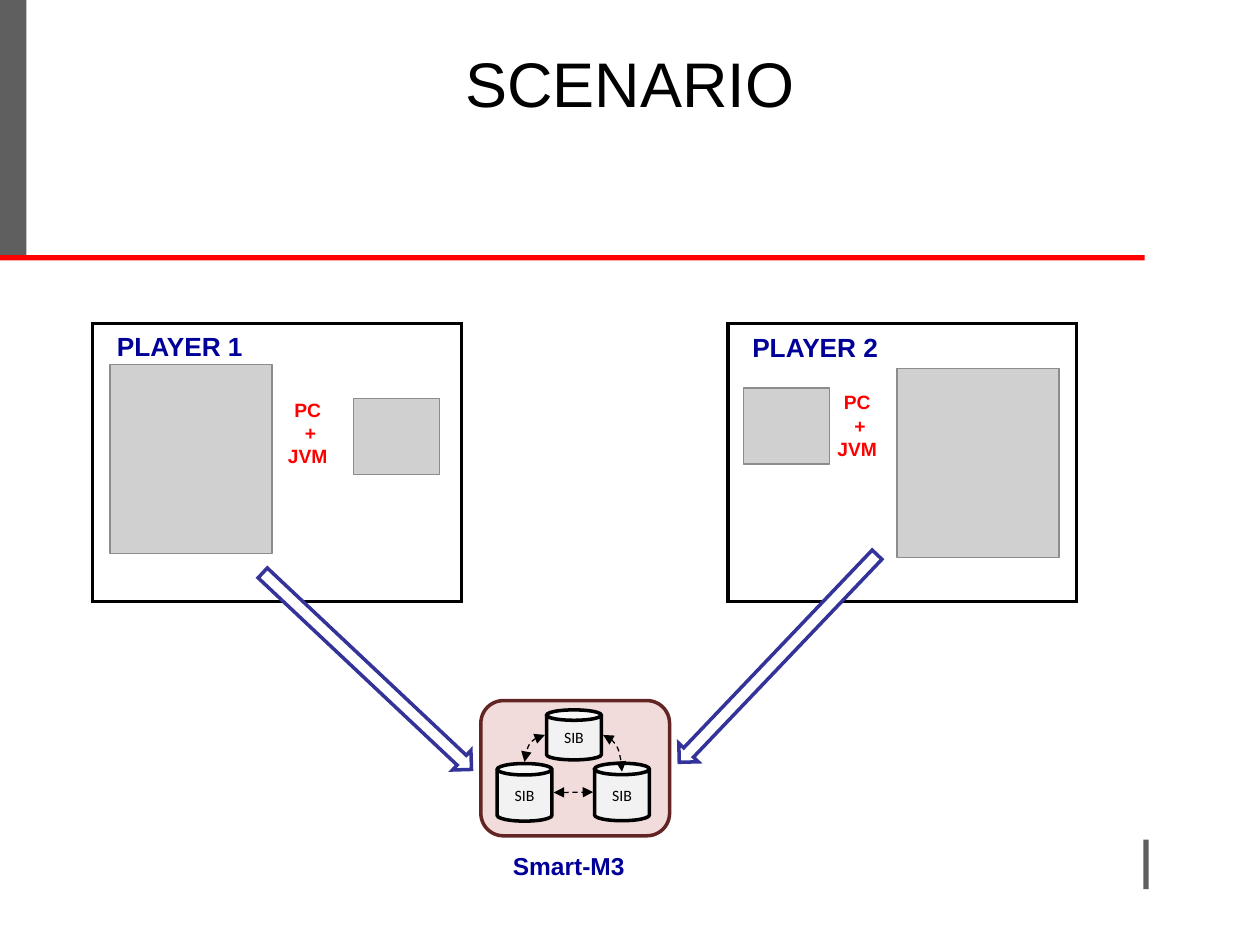
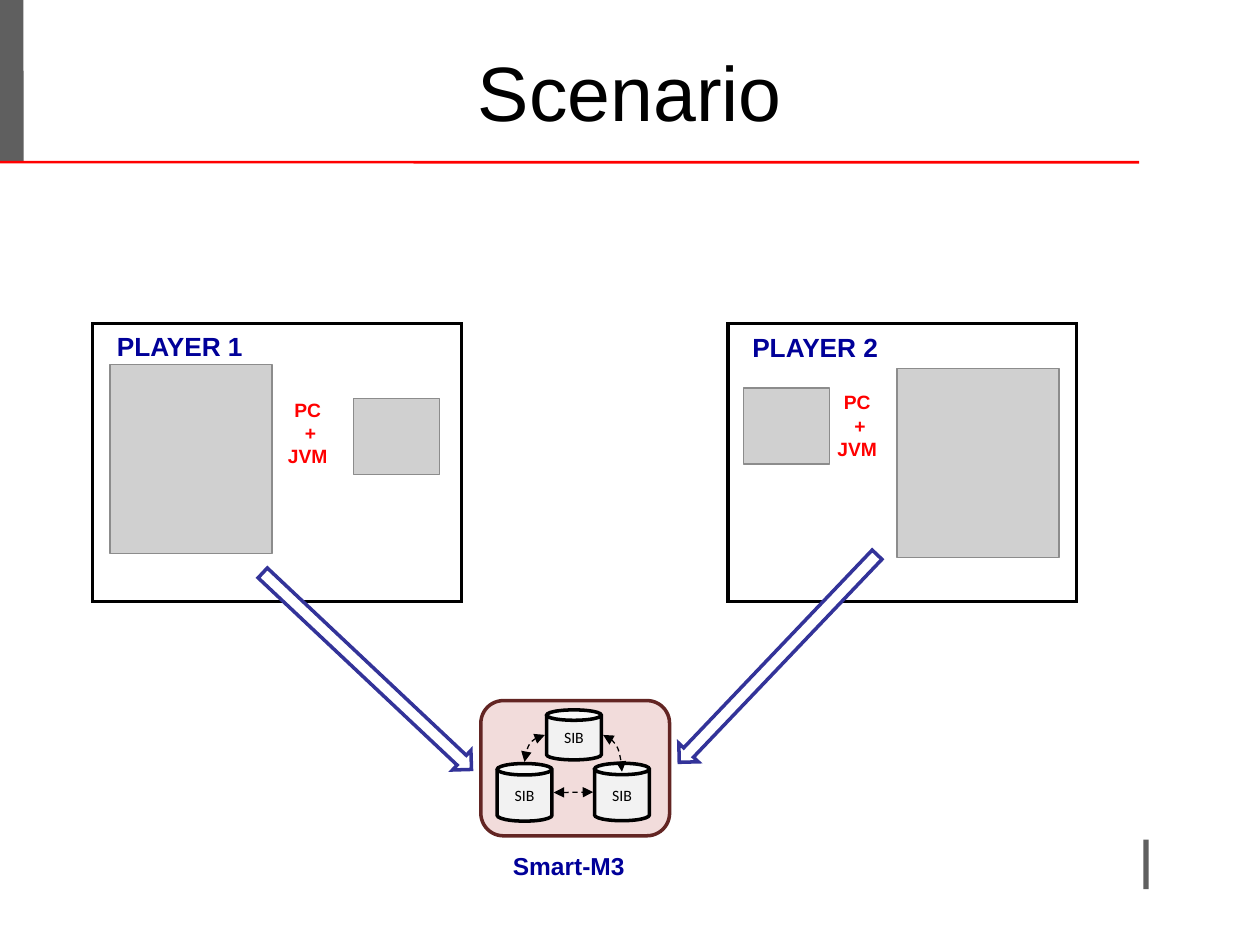
Before and after one commit to LeoIannacone/Rock-Paper-Scissors-Lizard-Spock, a slide deck: slide 2 of doc/ProjectTemplate.ppt. Drawn at 1260x945 pixels with LibreOffice and Linux fonts; fonts in the diff are those of the drawing; grey boxes stand for pictures; background and template pictures are left out. Boxes give left, top, right and bottom in pixels: in the first picture for what was removed or moved away, otherwise in the second. Text is boxed around its words. In the diff, an @@ line names an element or a change of style, - is before the commit and + after.

```diff
--- a/doc/ProjectTemplate.ppt
+++ b/doc/ProjectTemplate.ppt
@@ line moved from (13, 0) - (13, 258) to (11, 0) - (11, 163) @@
@@ line (11, 0) - (11, 163): stroke #5F5F5F 15 pt to #5F5F5F 13.49 pt @@
@@ text at <box>478,65,782,122</box>: text changed; size 36 to 44 pt @@
-SCENARIO
+Scenario
@@ line moved from (0, 258) - (1144, 258) to (0, 163) - (1139, 163) @@
@@ line (0, 163) - (1139, 163): stroke #FF0000 3 pt to #FF0000 1.5 pt @@
```
Also in this commit, not shown: 12 other slides changed, 8 other files.
